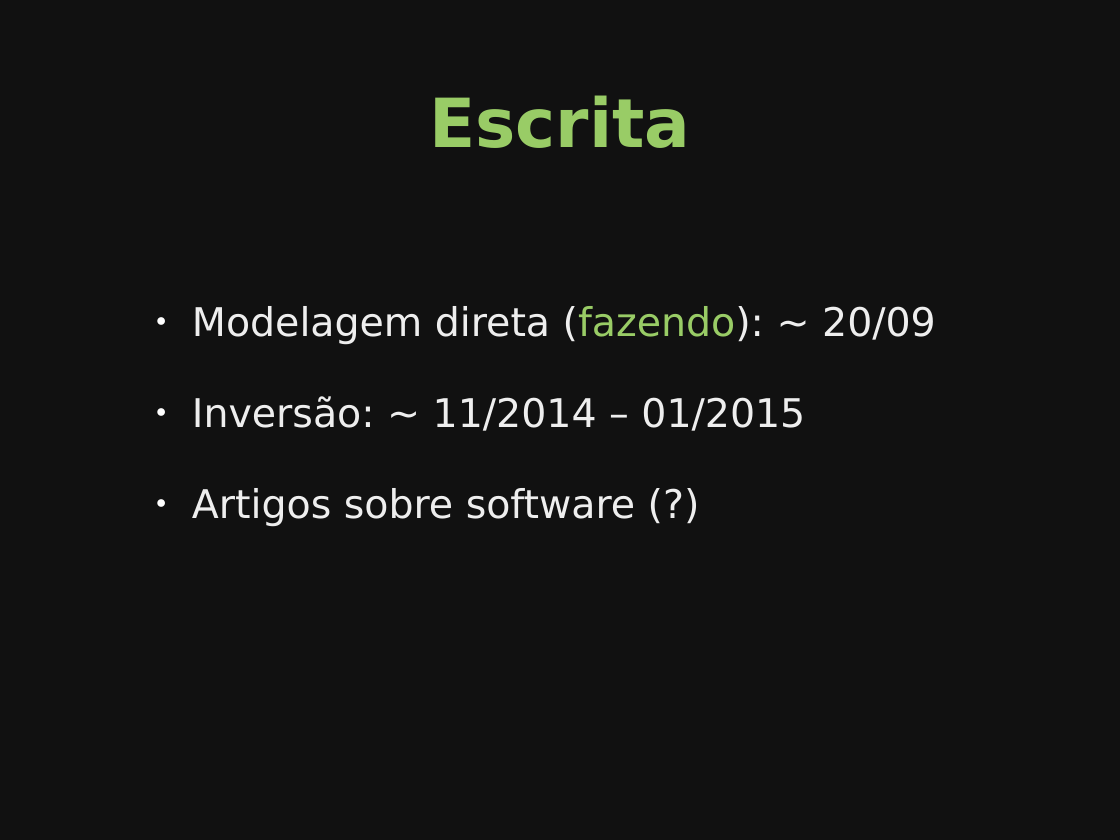
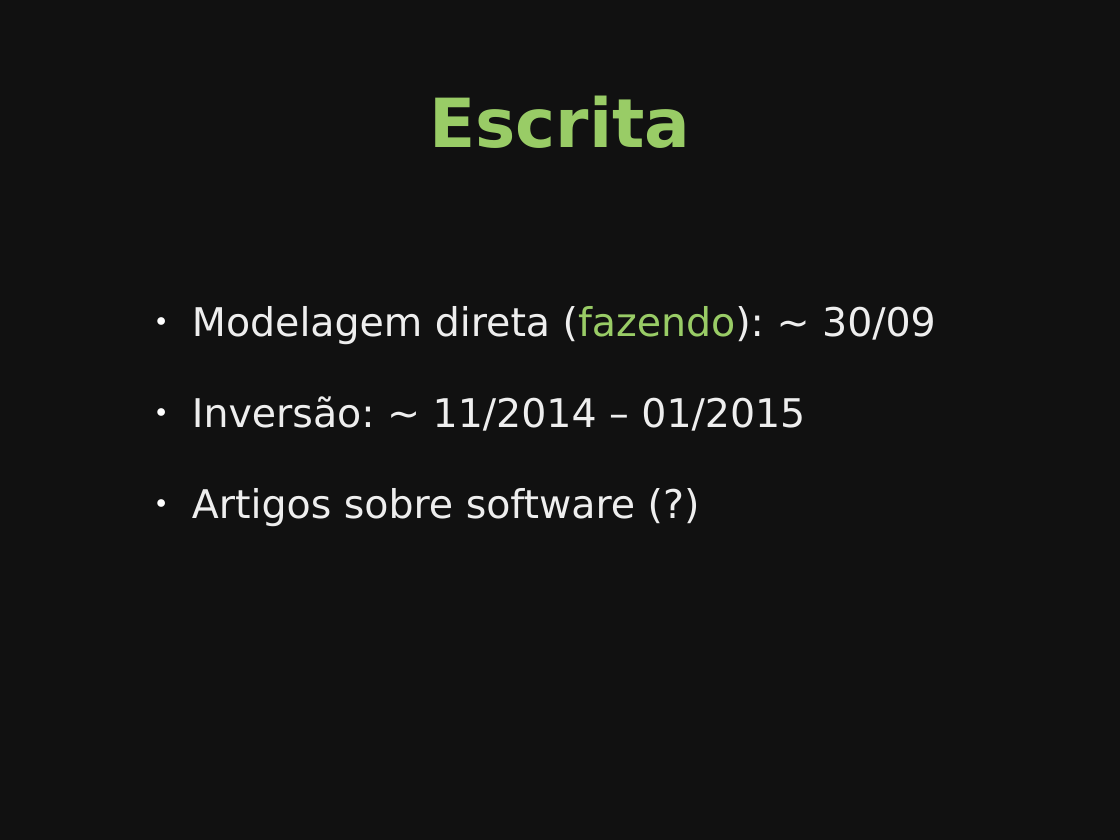
Before and after one commit to leouieda/seminario-on-2014, a slide deck: slide 55 of slides.odp (slide 54 before the commit). Drawn at 1120x840 pixels with LibreOffice and Linux fonts; fonts in the diff are those of the drawing. Boxes give left, top, right and bottom in pixels: in the first picture for what was removed or moved away, otherwise in the second. Text is boxed around its words. In the diff, an @@ line names an element or a change of style, - is before the commit and + after.

```diff
--- a/slides.odp
+++ b/slides.odp
@@ text at [192,306,936,344]: text changed @@
-● Modelagem direta (fazendo): ~ 20/09
+● Modelagem direta (fazendo): ~ 30/09
```
Also in this commit, not shown: 1 slide added.
